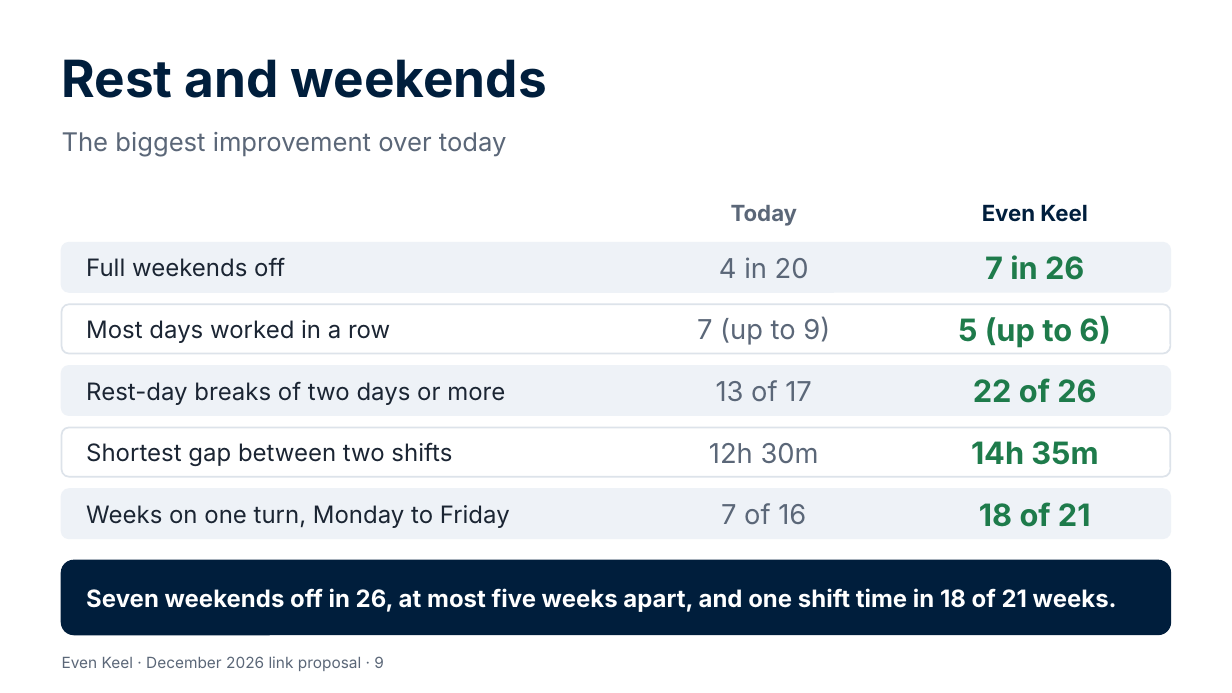
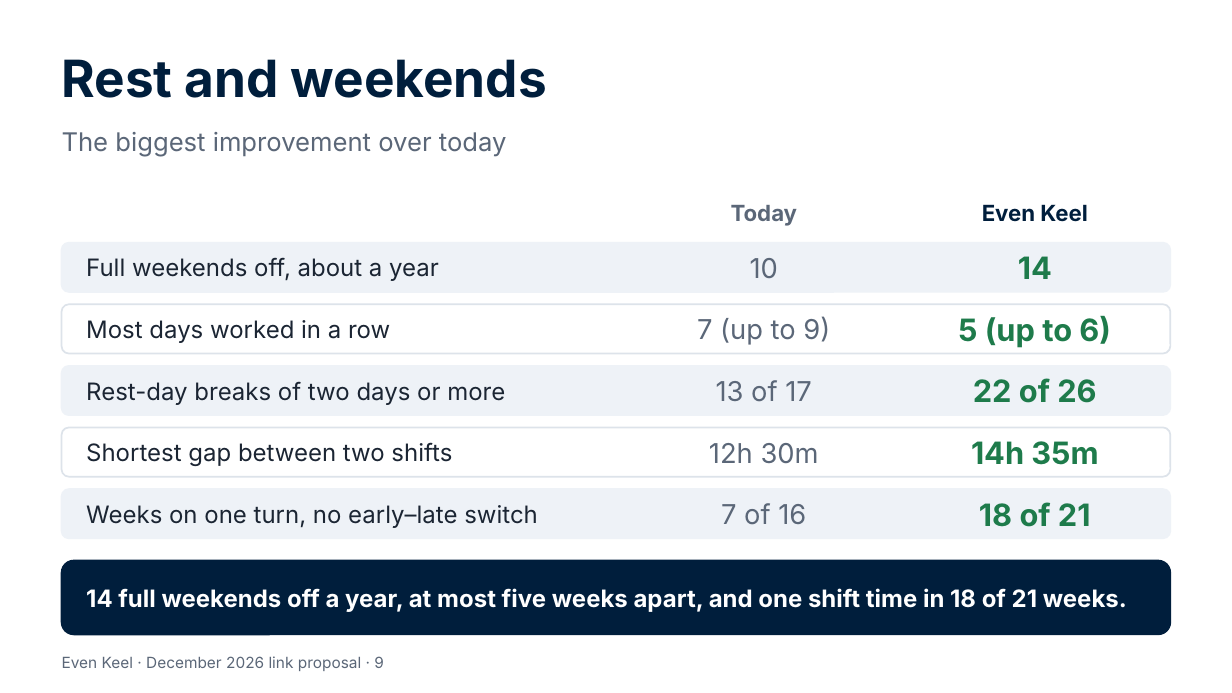
Before and after one commit to Garethdavidmiller/roster-app, a slide deck: slide 9 of docs/links-26/presentations/Even-Keel-for-colleagues.pptx. Drawn at 1232x693 pixels with LibreOffice and Linux fonts; fonts in the diff are those of the drawing. Boxes give left, top, right and bottom in pixels: in the first picture for what was removed or moved away, otherwise in the second. Text is boxed around its words. In the diff, an @@ line names an element or a change of style, - is before the commit and + after.

```diff
--- a/docs/links-26/presentations/Even-Keel-for-colleagues.pptx
+++ b/docs/links-26/presentations/Even-Keel-for-colleagues.pptx
@@ text at bbox=[86, 257, 439, 281]: text changed @@
-Full weekends off
+Full weekends off, about a year
@@ text at bbox=[750, 258, 778, 278]: text changed @@
-4 in 20
+10
@@ text at bbox=[1018, 256, 1052, 279]: text changed @@
-7 in 26
+14
@@ text at bbox=[86, 505, 538, 528]: text changed @@
-Weeks on one turn, Monday to Friday
+Weeks on one turn, no early–late switch
@@ text at bbox=[86, 588, 1127, 612]: text changed @@
-Seven weekends off in 26, at most five weeks apart, and one shift time in 18 of 21 weeks.
+14 full weekends off a year, at most five weeks apart, and one shift time in 18 of 21 weeks.
```
Also in this commit, not shown: 5 other slides changed, 1 slide added, 1 slide removed, 21 other files.
